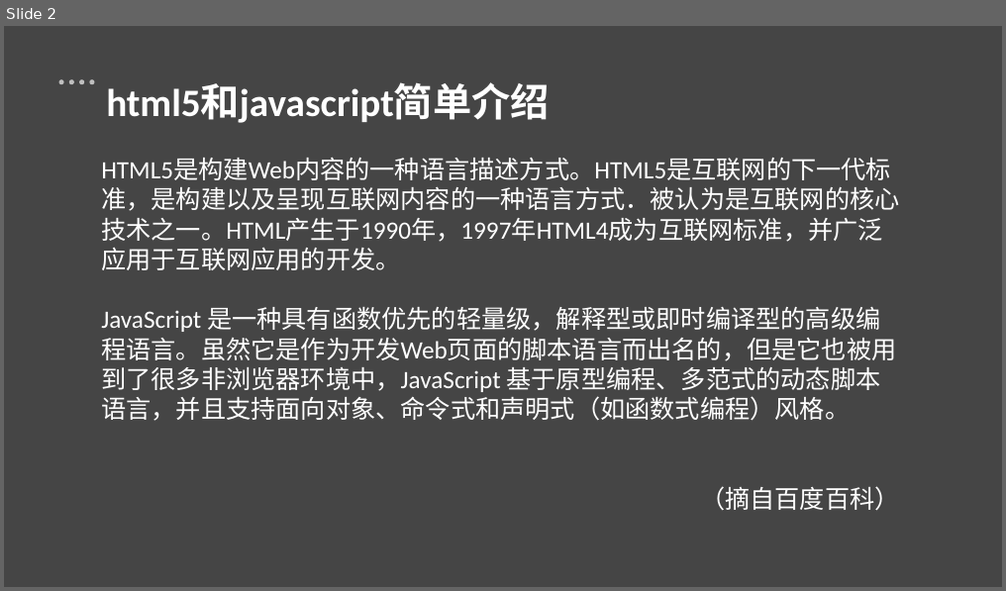
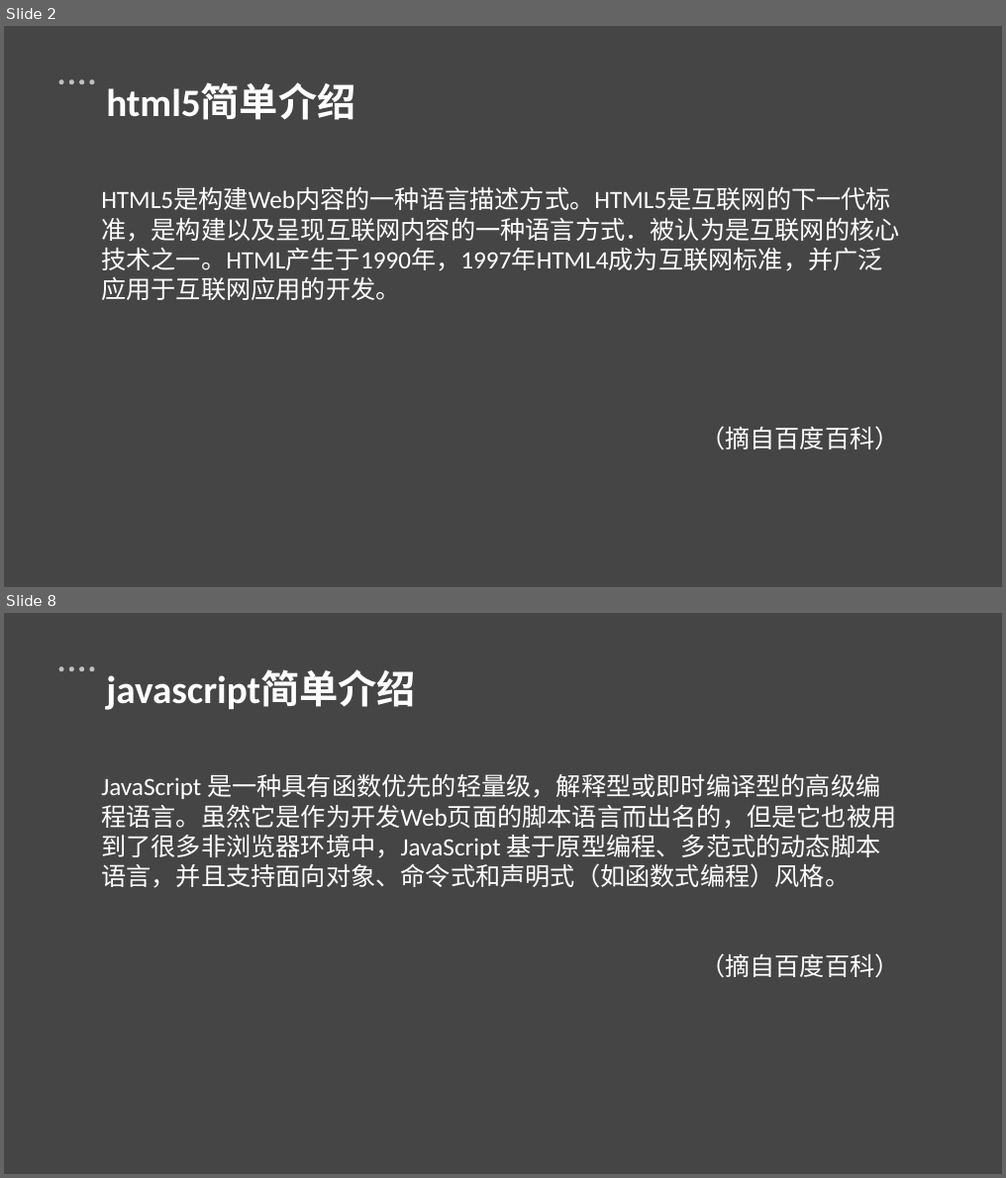
Before and after one commit to gerryhjs/htmljs, a slide deck: html&js课件/html&js.pptx. Shown one above the other, each under a label of ours: slide 2 before the commit, slides 2 and 8 after it; the slides between them are not shown. The pictures are 1006x591 and 1006x1178 pixels, drawn with LibreOffice and Linux fonts; fonts in the diff are those of the drawing. Boxes give left, top, right and bottom in pixels: in the first picture for what was removed or moved away, otherwise in the second. Text is boxed around its words. In the diff, an @@ line names an element or a change of style, - is before the commit and + after.

```diff
--- a/html&js课件/html&js.pptx
+++ b/html&js课件/html&js.pptx
@@ slide 8 added at (x1=4, y1=613, x2=1002, y2=1174), background #D9D9D9 at 56% opacity; not listed: 5 template elements that a slide beside it also shows @@
@@ text added at (x1=106, y1=670, x2=416, y2=710), 28 pt, text #FFFFFF, bold @@
+javascript简单介绍
@@ text added at (x1=101, y1=774, x2=900, y2=978), 18 pt, text #FFFFFF @@
+JavaScript 是一种具有函数优先的轻量级，解释型或即时编译型的高级编程语言。虽然它是作为开发Web页面的脚本语言而出名的，但是它也被用到了很多非浏览器环境中，JavaScript 基于原型编程、多范式的动态脚本语言，并且支持面向对象、命令式和声明式（如函数式编程）风格。
+（摘自百度百科）
@@ slide 2 changed as well @@
@@ text at (x1=106, y1=83, x2=355, y2=120): text changed @@
-html5和javascript简单介绍
+html5简单介绍
@@ text at (x1=101, y1=307, x2=896, y2=421): paragraph removed @@
-JavaScript 是一种具有函数优先的轻量级，解释型或即时编译型的高级编程语言。虽然它是作为开发Web页面的脚本语言而出名的，但是它也被用到了很多非浏览器环境中，JavaScript 基于原型编程、多范式的动态脚本语言，并且支持面向对象、命令式和声明式（如函数式编程）风格。
```
Also in this commit, not shown: 4 other slides changed, 18 other slides added, 30 other files.
